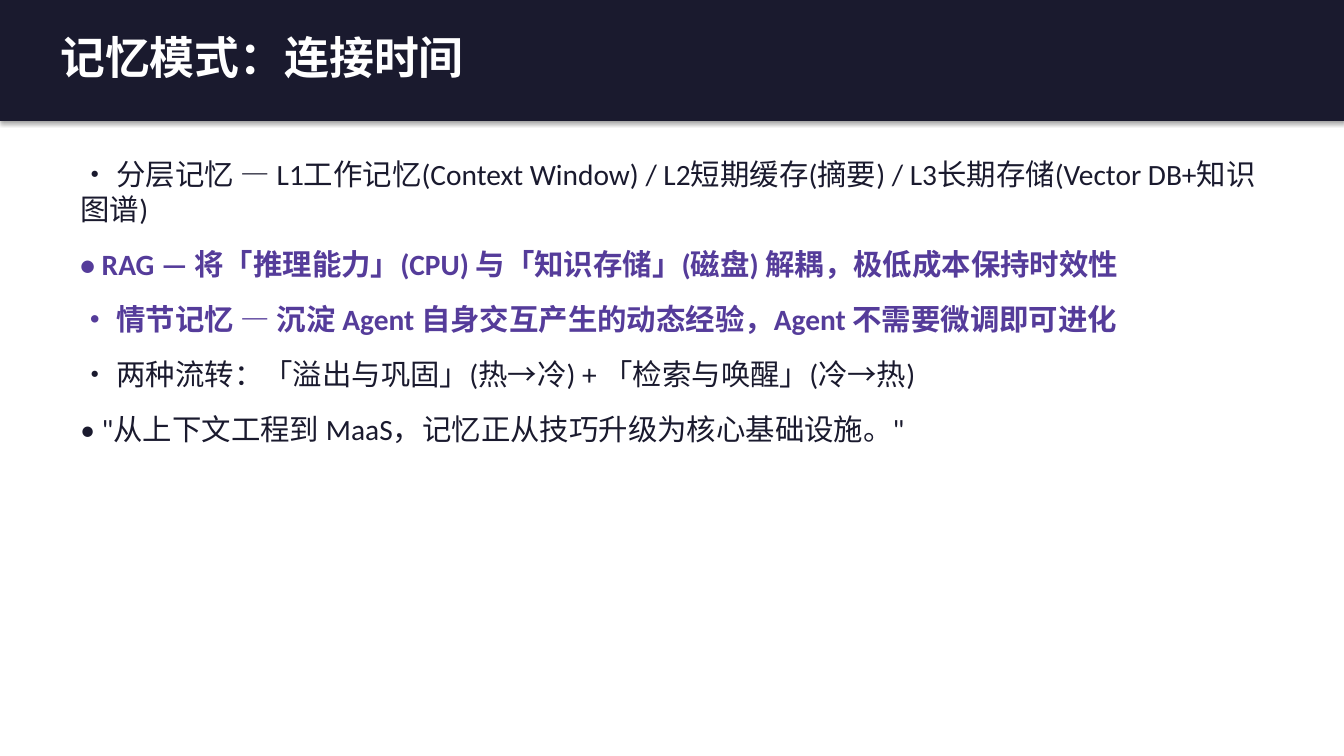
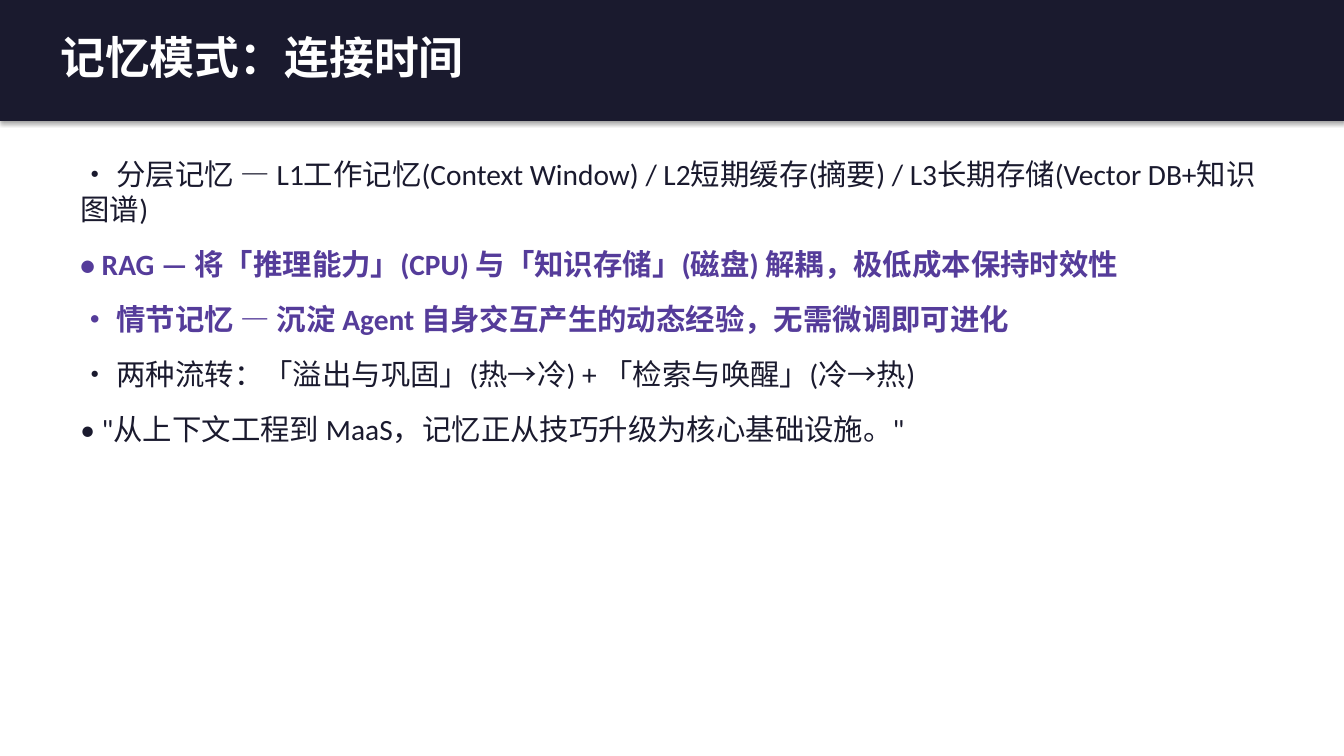
Before and after one commit to tanteng/blog, a slide deck: slide 22 of static/reports/agent-design-patterns-book-intro.pptx (slide 16 before the commit). Drawn at 1344x756 pixels with LibreOffice and Linux fonts; fonts in the diff are those of the drawing. Boxes give left, top, right and bottom in pixels: in the first picture for what was removed or moved away, otherwise in the second. Text is boxed around its words. In the diff, an @@ line names an element or a change of style, - is before the commit and + after.

```diff
--- a/static/reports/agent-design-patterns-book-intro.pptx
+++ b/static/reports/agent-design-patterns-book-intro.pptx
@@ text at bbox=[117, 304, 1009, 335]: text changed @@
-• 情节记忆 — 沉淀 Agent 自身交互产生的动态经验，Agent 不需要微调即可进化
+• 情节记忆 — 沉淀 Agent 自身交互产生的动态经验，无需微调即可进化
```
Also in this commit, not shown: 23 other slides changed, 7 slides added, 1 slide removed.
